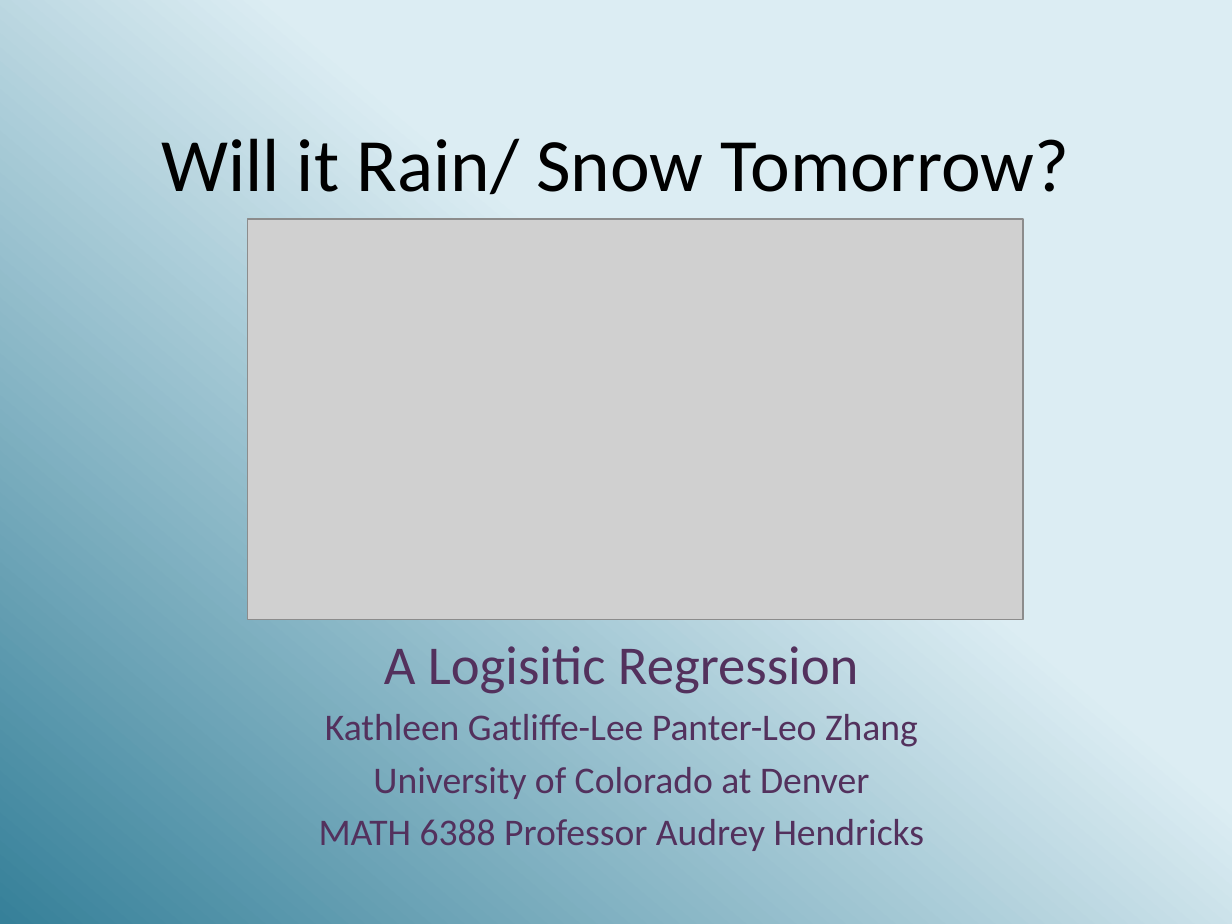
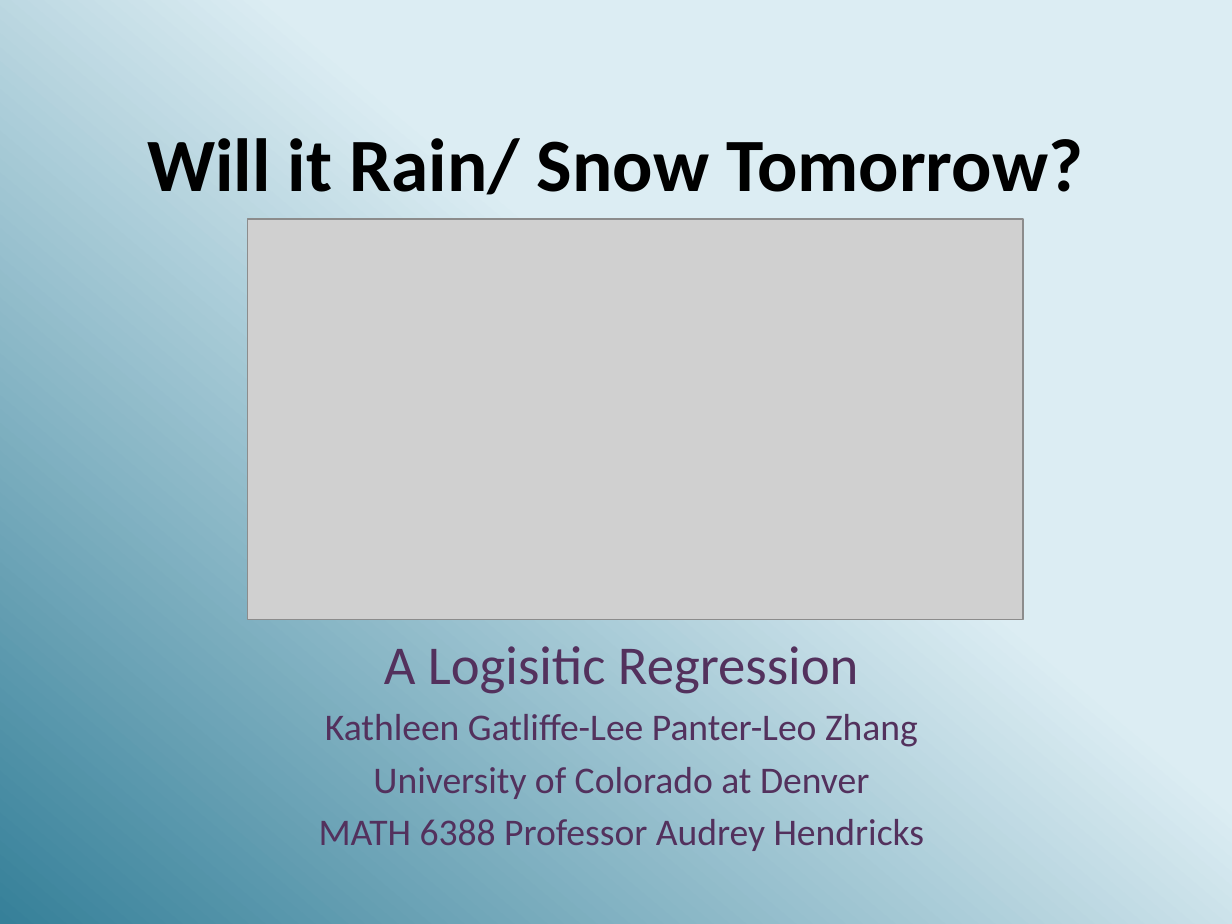
Before and after one commit to Kgatliffe/new_weather_data, a slide deck: slide 1 of Gatliffe-Panter-Zhang.pptx. Drawn at 1232x924 pixels with LibreOffice and Linux fonts; fonts in the diff are those of the drawing; grey boxes stand for pictures. Boxes give left, top, right and bottom in pixels: in the first picture for what was removed or moved away, otherwise in the second. Text is boxed around its words. In the diff, an @@ line names an element or a change of style, - is before the commit and + after.

Commit message:
Added Slides

```diff
--- a/Gatliffe-Panter-Zhang.pptx
+++ b/Gatliffe-Panter-Zhang.pptx
@@ title "Will it Rain/ Snow Tomorrow?" at (x1=147, y1=138, x2=1083, y2=195): bold on @@
```
Also in this commit, not shown: 10 slides added.
